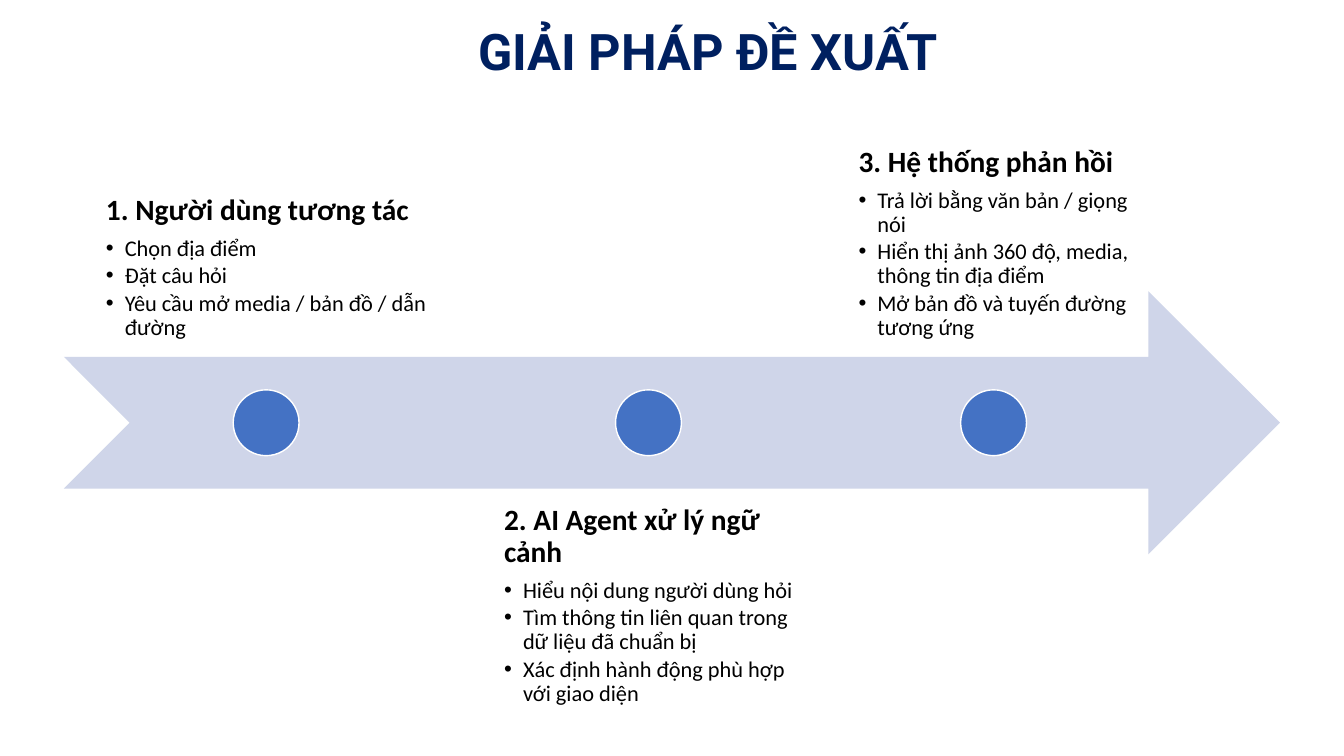
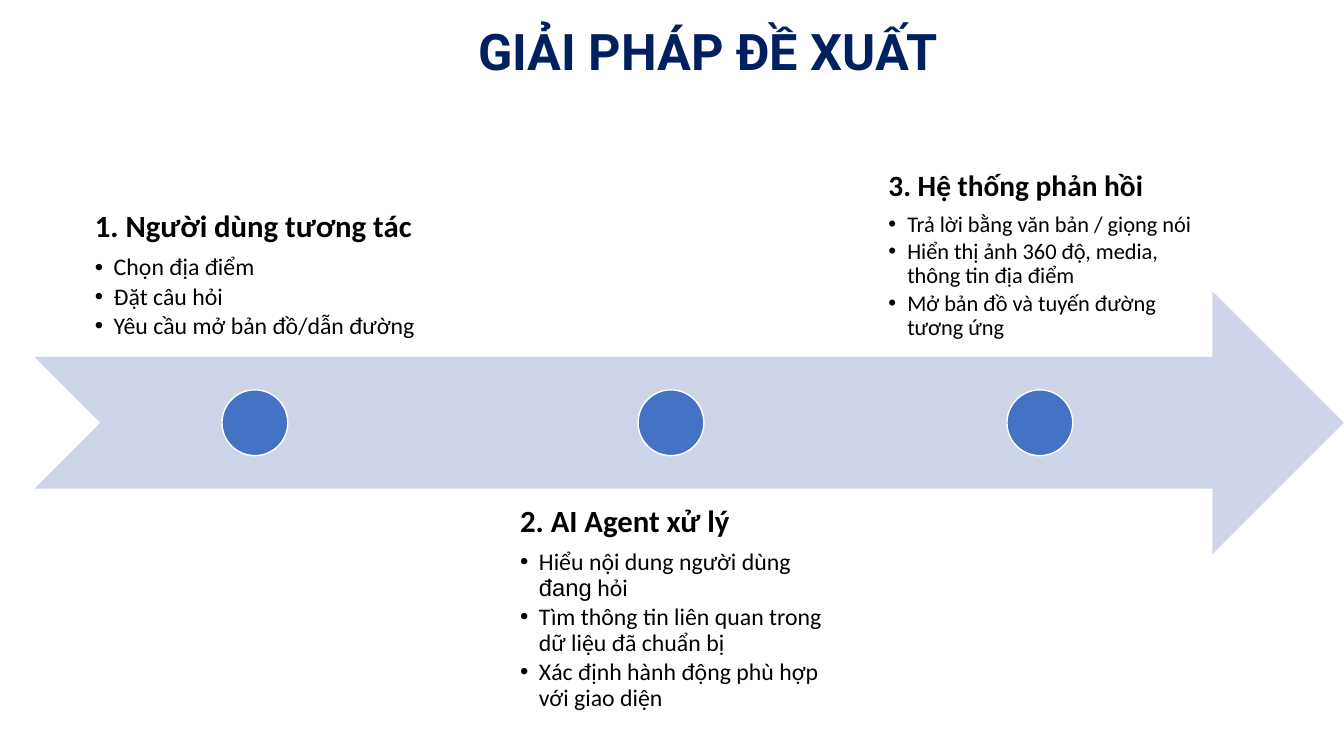
Before and after one commit to thhieu2904/tn-da22tta-110122221-nguyenthanhhieu-tvutour, a slide deck: slide 5 of docs/KhoaLuan-Slide.pptx. Drawn at 1344x756 pixels with LibreOffice and Linux fonts; fonts in the diff are those of the drawing; background and template pictures are left out. Boxes give left, top, right and bottom in pixels: in the first picture for what was removed or moved away, otherwise in the second. Text is boxed around its words. In the diff, an @@ line names an element or a change of style, - is before the commit and + after.

```diff
--- a/docs/KhoaLuan-Slide.pptx
+++ b/docs/KhoaLuan-Slide.pptx
@@ text "1. Người dùng tương tác": place and size @@
-text "1. Người dùng tương tác" at (106, 199, 426, 339)
+text "1. Người dùng tương tác" at (95, 215, 414, 338)
@@ text "3. Hệ thống phản hồi" rewrapped from (859, 150, 1128, 339) to (888, 174, 1191, 339) @@
@@ text at (95, 215, 411, 309): size 21 to 22 pt in "1. Người dùng tương tác"; size 16 to 17 pt in "Chọn địa điểm", "Đặt câu hỏi" @@
@@ notched right arrow: place and size @@
-notched right arrow at (64, 291, 1279, 555)
+notched right arrow at (34, 291, 1344, 555)
@@ text at (114, 314, 414, 338): text changed; size 16 to 17 pt @@
-  • Yêu cầu mở media / bản đồ / dẫn đường
+  • Yêu cầu mở bản đồ/dẫn đường
@@ ellipse: place and size @@
-ellipse at (233, 390, 298, 456)
+ellipse at (222, 390, 287, 456)
@@ ellipse: place and size @@
-ellipse at (616, 390, 682, 456)
+ellipse at (638, 390, 704, 456)
@@ ellipse: place and size @@
-ellipse at (961, 390, 1026, 456)
+ellipse at (1007, 390, 1073, 456)
@@ text "2. AI Agent xử lý": place and size @@
-text "2. AI Agent xử lý" at (504, 508, 793, 705)
+text "2. AI Agent xử lý" at (520, 509, 821, 710)
@@ text at (520, 509, 791, 601): text changed; size 16 to 17 pt @@
-2. AI Agent xử lý ngữ cảnh
-  • Hiểu nội dung người dùng hỏi
+2. AI Agent xử lý
+  • Hiểu nội dung người dùng đang hỏi
@@ text at (539, 608, 821, 710): size 16 to 17 pt in "Tìm thông tin liên quan trong dữ ...", "Xác định hành động phù hợp với ..." @@
```
Also in this commit, not shown: 4 other slides changed.
